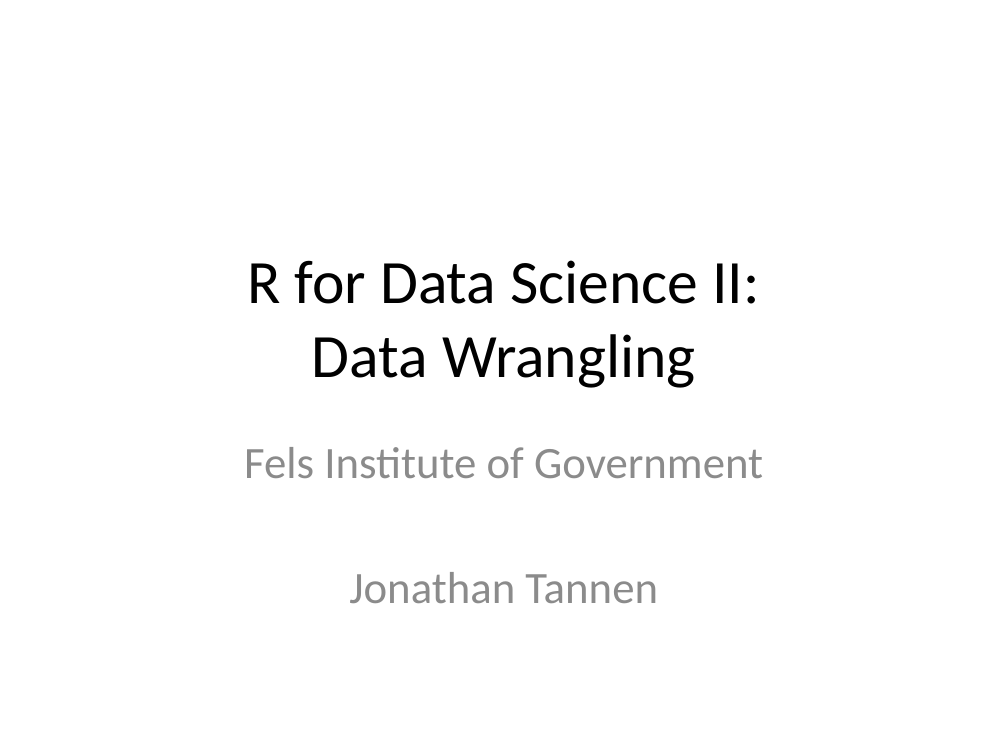
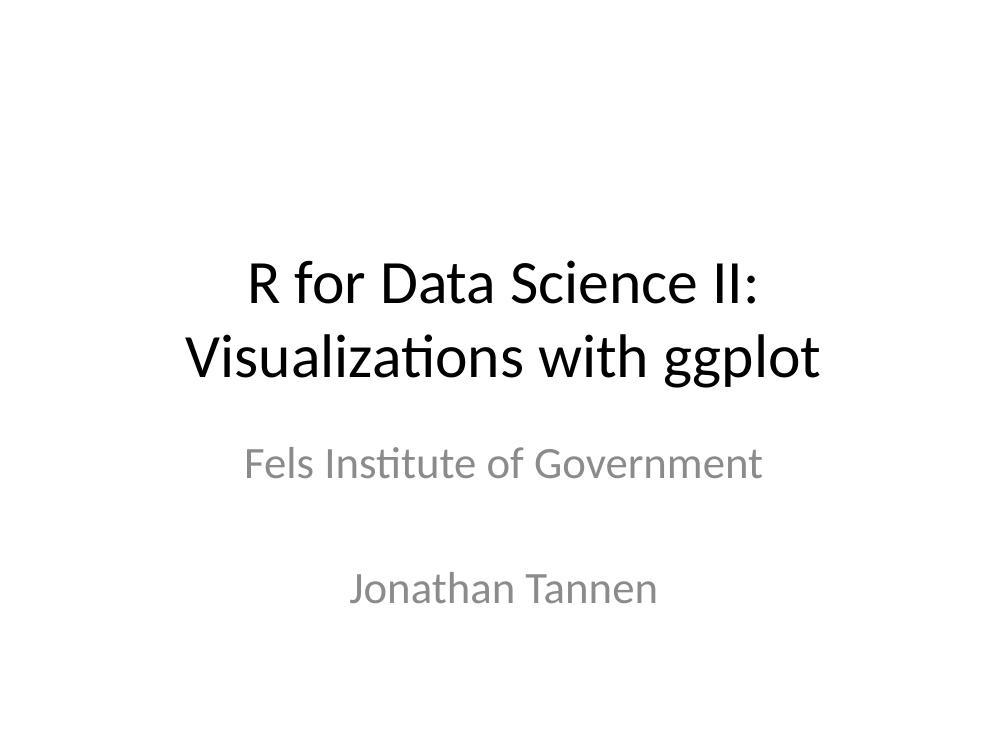
Before and after one commit to jtannen/r-for-datascience, a slide deck: slide 2 of session-2-ggplot/session-2-ggplot.pptx. Drawn at 1008x756 pixels with LibreOffice and Linux fonts; fonts in the diff are those of the drawing. Boxes give left, top, right and bottom in pixels: in the first picture for what was removed or moved away, otherwise in the second. Text is boxed around its words. In the diff, an @@ line names an element or a change of style, - is before the commit and + after.

```diff
--- a/session-2-ggplot/session-2-ggplot.pptx
+++ b/session-2-ggplot/session-2-ggplot.pptx
@@ title at <box>186,260,821,388</box>: text changed @@
-R for Data Science II:
-Data Wrangling
+R for Data Science II:
+Visualizations with ggplot
```
Also in this commit, not shown: 2 other files.
